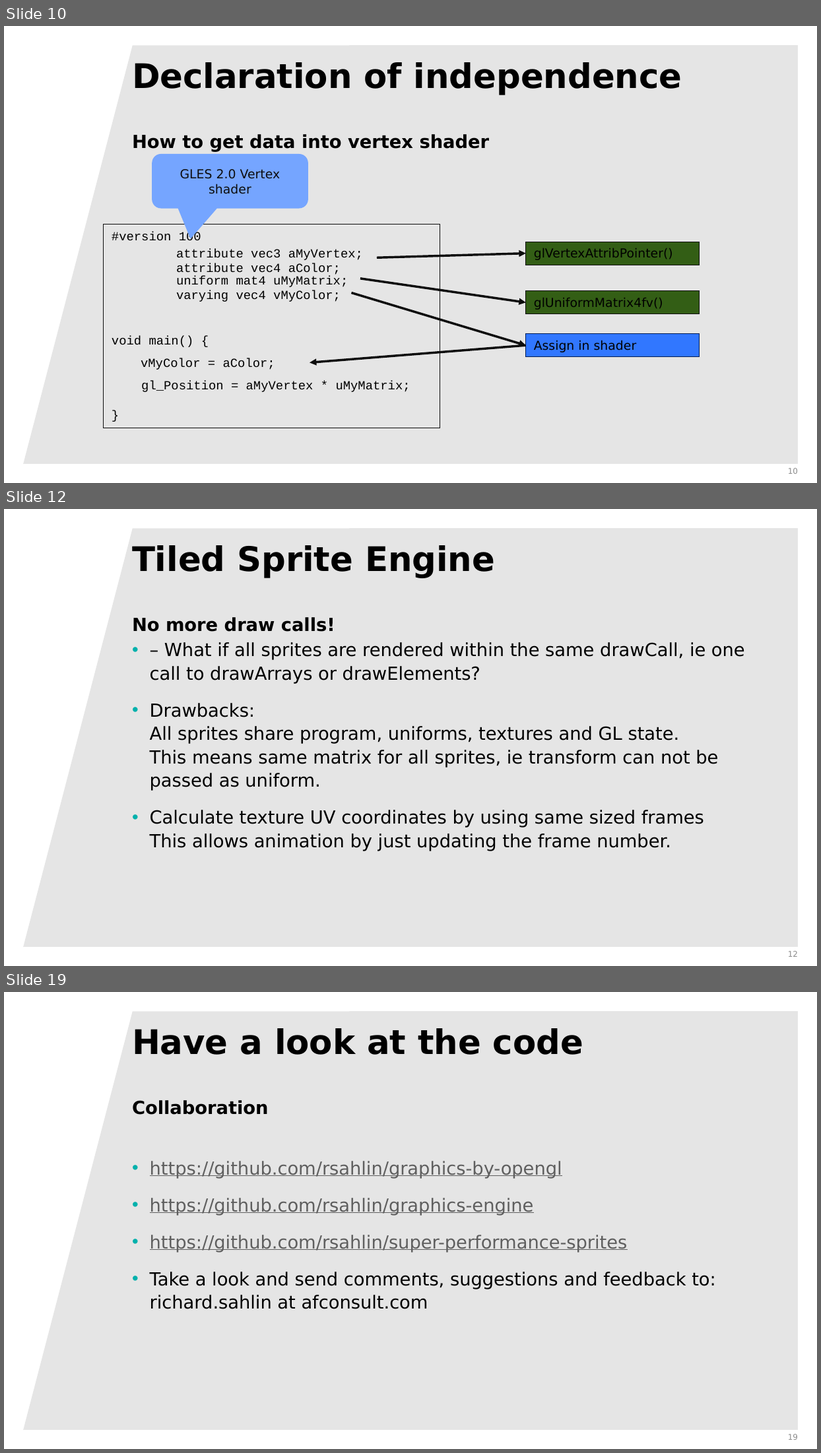
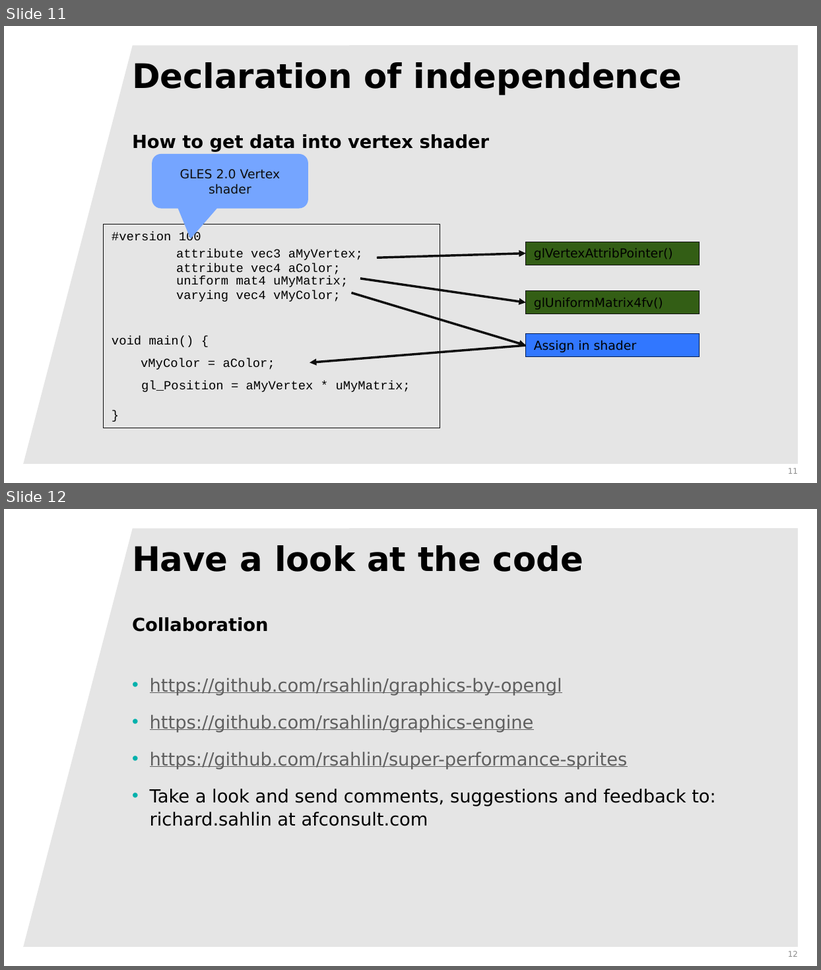
Before and after one commit to rsahlin/computer-graphics-presentations, a slide deck: deconstructingGLES.pptx. Shown one above the other, each under a label of ours: slides 10, 12 and 19 before the commit, slides 11 and 12 after it; the slides between them are not shown. The pictures are 821x1453 and 821x970 pixels, drawn with LibreOffice and Linux fonts; fonts in the diff are those of the drawing; background and template pictures are left out. Boxes give left, top, right and bottom in pixels: in the first picture for what was removed or moved away, otherwise in the second. Text is boxed around its words. In the diff, an @@ line names an element or a change of style, - is before the commit and + after.

Commit message:
Split presentation into one beginner and one about super-sprites

```diff
--- a/deconstructingGLES.pptx
+++ b/deconstructingGLES.pptx
@@ slide 12 removed at <box>4,509,817,966</box>, background #FFFFFF; not listed: 1 template element that a slide beside it also shows @@
@@ title removed at <box>132,545,495,578</box> @@
-Tiled Sprite Engine
@@ text removed at <box>132,617,335,632</box> @@
-No more draw calls!
@@ text removed at <box>150,642,745,852</box> @@
-• – What if all sprites are rendered within the same drawCall, ie one call to drawArrays or drawElements?
-• Drawbacks:
-  All sprites share program, uniforms, textures and GL state.
-  This means same matrix for all sprites, ie transform can not be passed as uniform.
-• Calculate texture UV coordinates by using same sized frames
-  This allows animation by just updating the frame number.
@@ page number removed at <box>788,951,798,957</box> @@
-12
@@ what was slide 10 is now slide 11 @@
@@ page number at <box>788,468,798,474</box>: text changed @@
-10
+11
@@ what was slide 19 is now slide 12 @@
@@ page number at <box>788,951,798,957</box>: text changed @@
-19
+12
```
Also in this commit, not shown: 1 slide added, 7 other slides removed.
